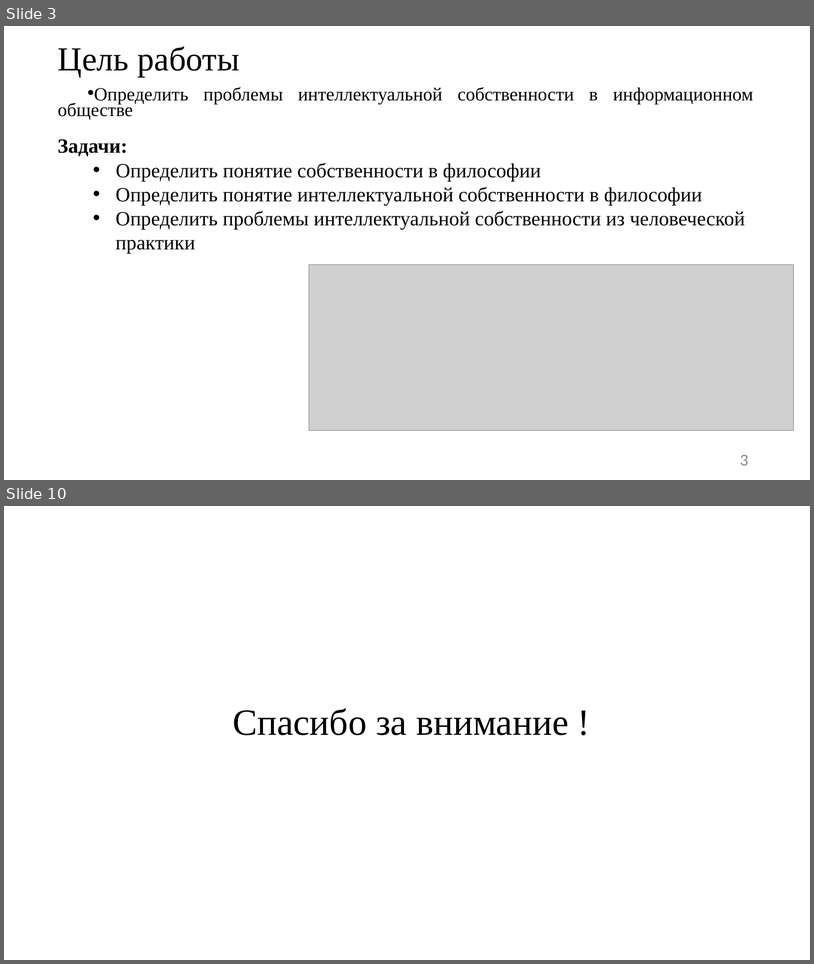
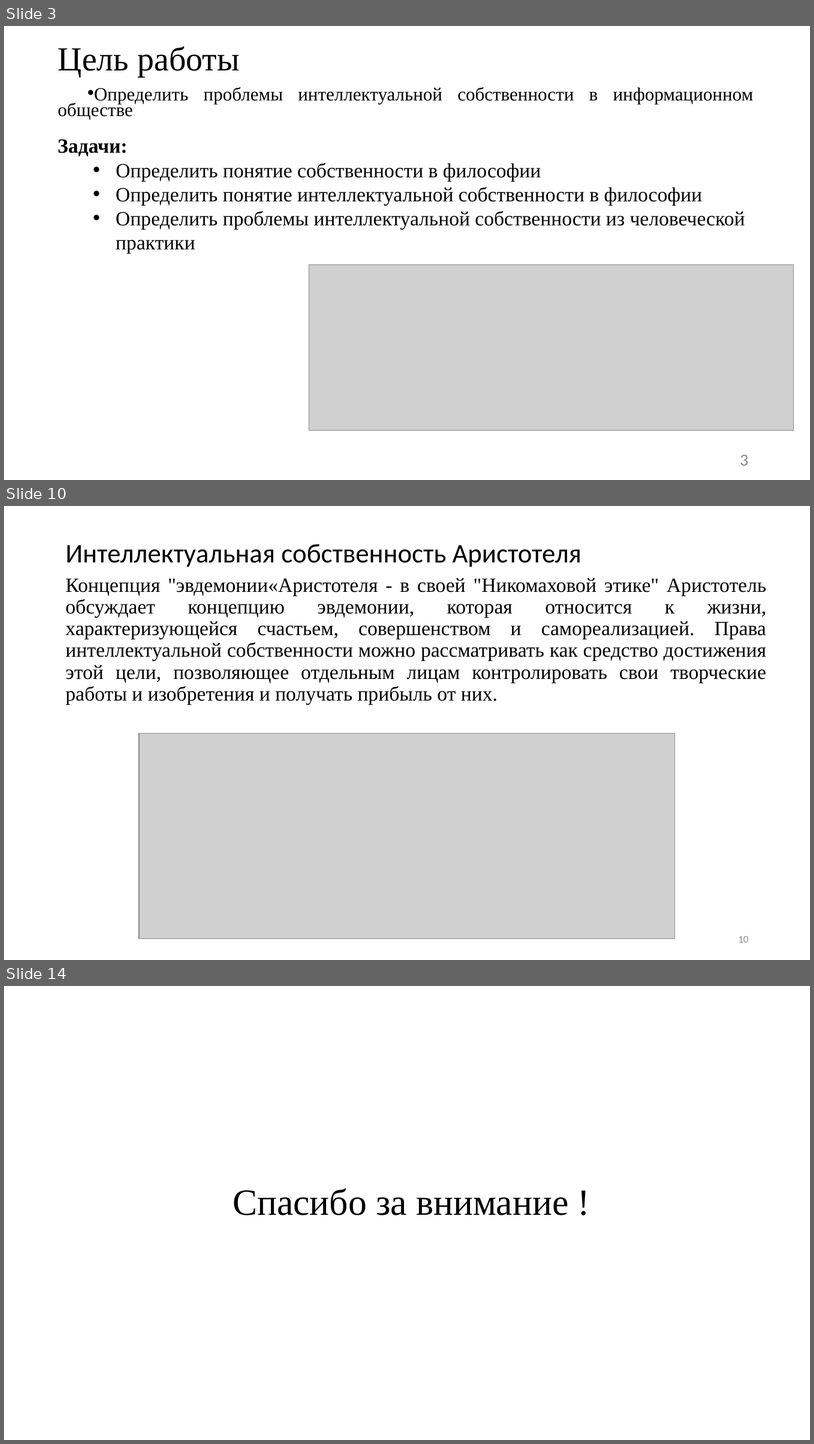
Before and after one commit to JacKira/UpLift_CandidateDegree, a slide deck: Философия/Выступление/Презентация Фейзуллин М8О-104А-23.pptx. Shown one above the other, each under a label of ours: slides 3 and 10 before the commit, slides 3, 10 and 14 after it; the slides between them are not shown. The pictures are 814x964 and 814x1444 pixels, drawn with LibreOffice and Linux fonts; fonts in the diff are those of the drawing; grey boxes stand for pictures. Boxes give left, top, right and bottom in pixels: in the first picture for what was removed or moved away, otherwise in the second. Text is boxed around its words. In the diff, an @@ line names an element or a change of style, - is before the commit and + after.

```diff
--- a/Философия/Выступление/Презентация Фейзуллин М8О-104А-23.pptx
+++ b/Философия/Выступление/Презентация Фейзуллин М8О-104А-23.pptx
@@ slide 10 added at (x1=4, y1=506, x2=810, y2=960), background #FFFFFF @@
@@ title added at (x1=66, y1=544, x2=582, y2=567), 32 pt, text #000000 @@
+Интеллектуальная собственность Аристотеля
@@ text added at (x1=66, y1=578, x2=767, y2=705), 24 pt, text #000000 @@
+Концепция "эвдемонии«Аристотеля - в своей "Никомаховой этике" Аристотель обсуждает концепцию эвдемонии, которая относится к жизни, характеризующейся счастьем, совершенством и самореализацией. Права интеллектуальной собственности можно рассматривать как средство достижения этой цели, позволяющее отдельным лицам контролировать свои творческие работы и изобретения и получать прибыль от них.
@@ picture added at (x1=139, y1=733, x2=675, y2=939) @@
@@ page number added at (x1=738, y1=936, x2=749, y2=942), 12 pt, text #8C8C8C @@
+10
@@ what was slide 10 is now slide 14 @@
```
Also in this commit, not shown: 5 slides changed, 4 other slides added, 1 slide removed.
